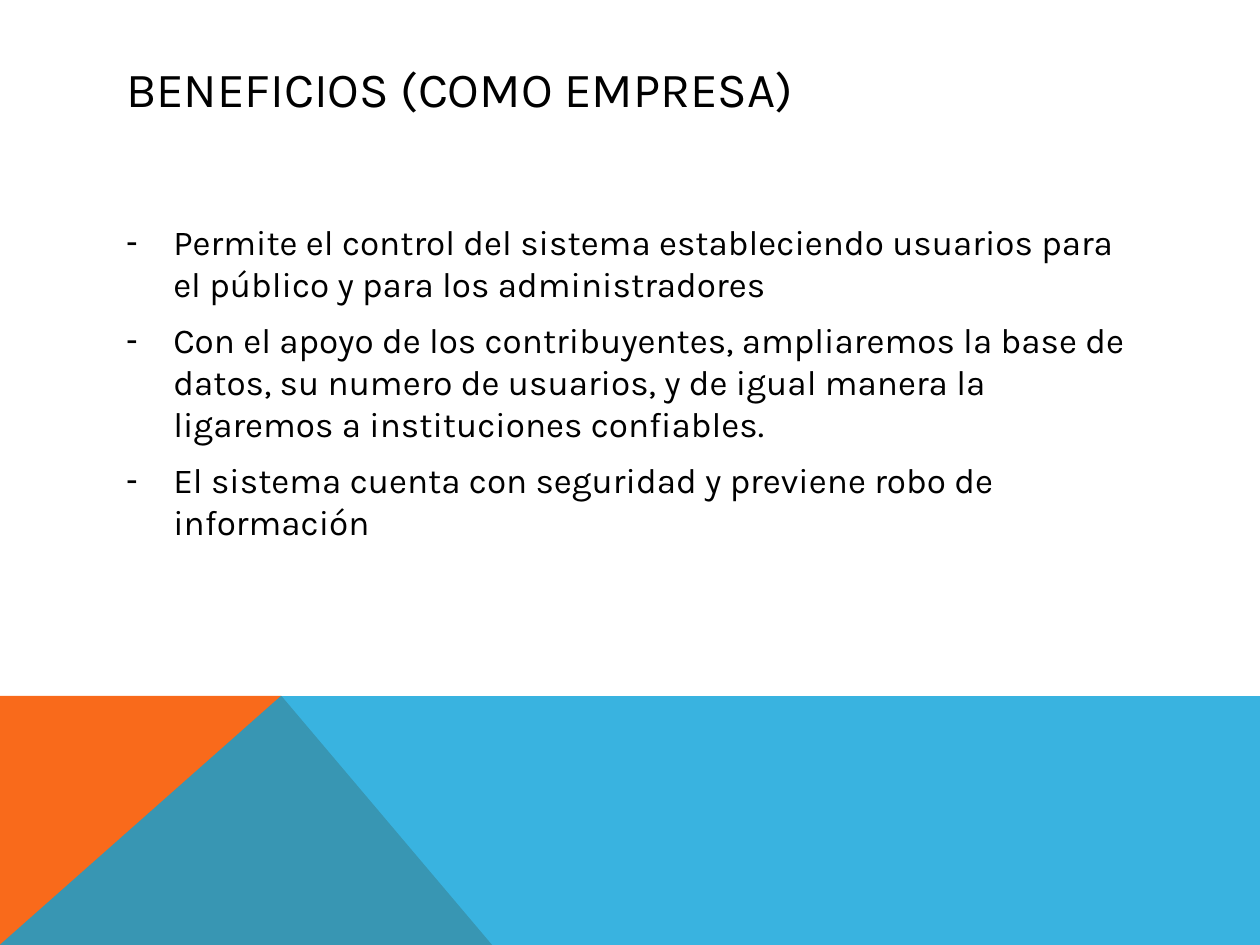
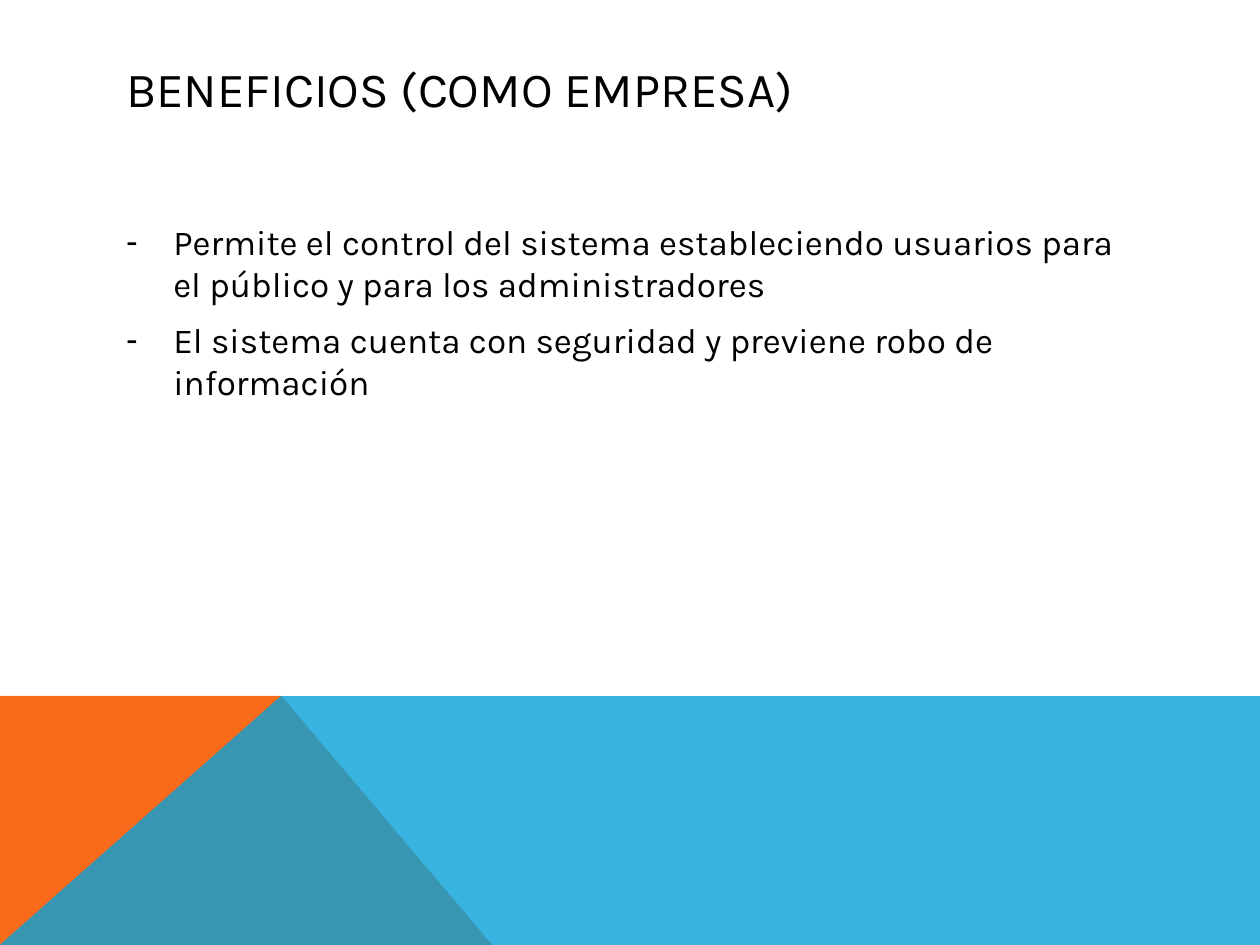
Before and after one commit to ArturoCesar/BD-Species, a slide deck: slide 5 of TOYANOS.pptx. Drawn at 1260x945 pixels with LibreOffice and Linux fonts; fonts in the diff are those of the drawing. Boxes give left, top, right and bottom in pixels: in the first picture for what was removed or moved away, otherwise in the second. Text is boxed around its words. In the diff, an @@ line names an element or a change of style, - is before the commit and + after.

```diff
--- a/TOYANOS.pptx
+++ b/TOYANOS.pptx
@@ text at [173, 329, 1124, 446]: paragraph removed @@
-– Con el apoyo de los contribuyentes, ampliaremos la base de datos, su numero de usuarios, y de igual manera la ligaremos a instituciones confiables.
```
Also in this commit, not shown: 1 slide added.
